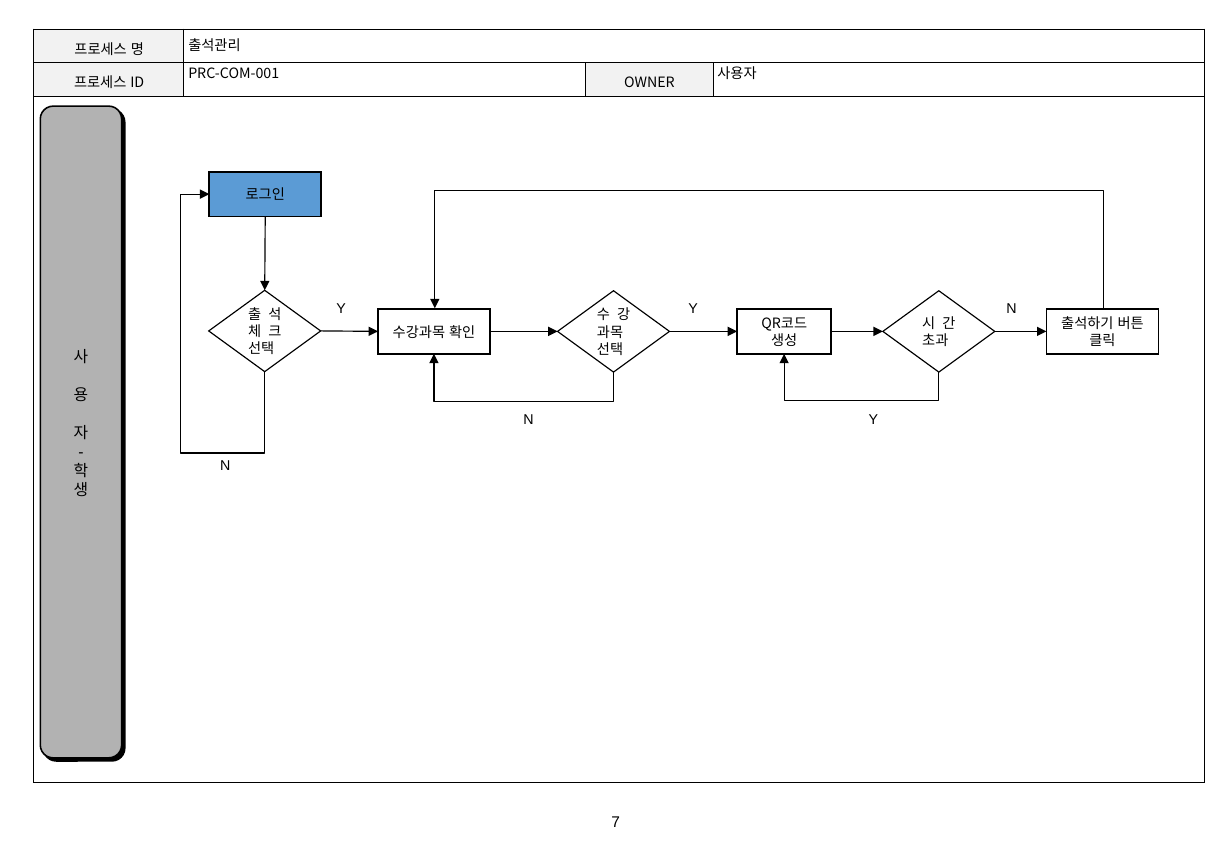
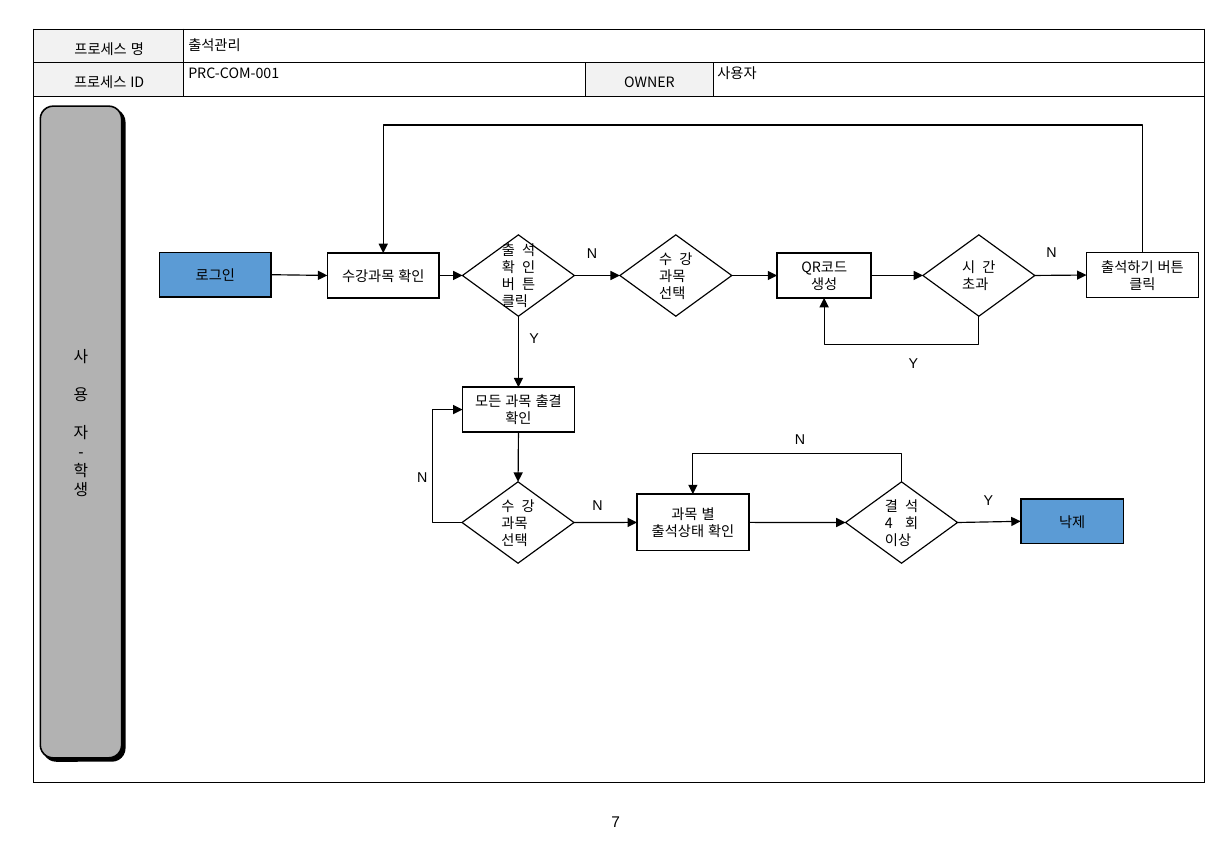
Before and after one commit to lgt9875/Idino-Project, a slide deck: slide 7 of 2_프로세스정의서_v1.0.pptx. Drawn at 1232x853 pixels with LibreOffice and Linux fonts; fonts in the diff are those of the drawing; background and template pictures are left out. Boxes give left, top, right and bottom in pixels: in the first picture for what was removed or moved away, otherwise in the second. Text is boxed around its words. In the diff, an @@ line names an element or a change of style, - is before the commit and + after.

```diff
--- a/2_프로세스정의서_v1.0.pptx
+++ b/2_프로세스정의서_v1.0.pptx
@@ elbow arrow moved from (1103, 309) - (435, 308) to (1143, 253) - (383, 254) @@
@@ elbow arrow removed from (265, 372) to (209, 195) @@
@@ diamond added at [463, 234, 574, 316], outline #000000 0.75 pt, 9 pt, text #000000 @@
+출석확인버튼클릭
@@ text "N": place and size @@
-text "N" at [220, 460, 230, 470]
+text "N" at [587, 248, 597, 258]
@@ diamond "수강과목": place and size @@
-diamond "수강과목" at [557, 291, 669, 373]
+diamond "수강과목" at [620, 234, 731, 316]
@@ rectangle "로그인": place and size @@
-rectangle "로그인" at [209, 172, 321, 216]
+rectangle "로그인" at [159, 253, 271, 297]
@@ rectangle "수강과목 확인": place and size @@
-rectangle "수강과목 확인" at [378, 309, 489, 354]
+rectangle "수강과목 확인" at [328, 254, 439, 298]
@@ diamond removed at [209, 290, 321, 372] @@
-출석체크 선택
@@ arrow moved from (265, 216) - (265, 290) to (272, 275) - (328, 275) @@
@@ arrow moved from (490, 331) - (557, 331) to (439, 275) - (463, 275) @@
@@ arrow added from (574, 275) to (620, 275), #000000 0.75 pt @@
@@ arrow moved from (670, 331) - (737, 331) to (733, 275) - (777, 275) @@
@@ 2 rectangles, 2 texts, 2 arrows, 1 diamond, 1 elbow arrow: place and size @@
-2 rectangles, 2 texts, 2 arrows, 1 diamond, 1 elbow arrow at [737, 291, 1158, 424]
+2 rectangles, 2 texts, 2 arrows, 1 diamond, 1 elbow arrow at [777, 234, 1198, 368]
@@ text "Y": place and size @@
-text "Y" at [688, 303, 697, 313]
+text "Y" at [529, 333, 538, 343]
@@ arrow added from (519, 316) to (519, 387), #000000 0.75 pt @@
@@ rectangle added at [463, 387, 574, 431], outline #000000 1 pt, 9 pt, text #000000 @@
+모든 과목 출결 확인
@@ elbow arrow moved from (614, 372) - (435, 354) to (462, 522) - (463, 410) @@
@@ arrow added from (519, 432) to (519, 482), #000000 0.75 pt @@
@@ text added at [795, 434, 805, 444], 9 pt, text #000000 @@
+N
@@ text "N": place and size @@
-text "N" at [523, 414, 533, 424]
+text "N" at [417, 472, 427, 482]
@@ elbow arrow added from (902, 482) to (693, 494), #000000 0.75 pt @@
@@ diamond added at [462, 482, 573, 564], outline #000000 0.75 pt, 9 pt, text #000000 @@
+수강과목
+선택
@@ text added at [592, 500, 602, 510], 9 pt, text #000000 @@
+N
@@ rectangle added at [637, 494, 749, 551], outline #000000 1 pt, 9 pt, text #000000 @@
+과목 별 출석상태 확인
@@ diamond added at [846, 482, 958, 564], outline #000000 0.75 pt, 9 pt, text #000000 @@
+결석 4회 이상
@@ text "Y": place and size @@
-text "Y" at [336, 303, 345, 313]
+text "Y" at [984, 495, 993, 505]
@@ rectangle added at [1022, 499, 1124, 544], fill #5B9BD5, outline #000000 1 pt, 9 pt, text #000000 @@
+낙제
@@ arrow moved from (321, 331) - (378, 331) to (574, 522) - (637, 522) @@
@@ arrow added from (750, 522) to (846, 522), #000000 0.75 pt @@
@@ arrow added from (958, 522) to (1022, 521), #000000 0.75 pt @@
```
Also in this commit, not shown: 3 other slides changed, 4 other files.
